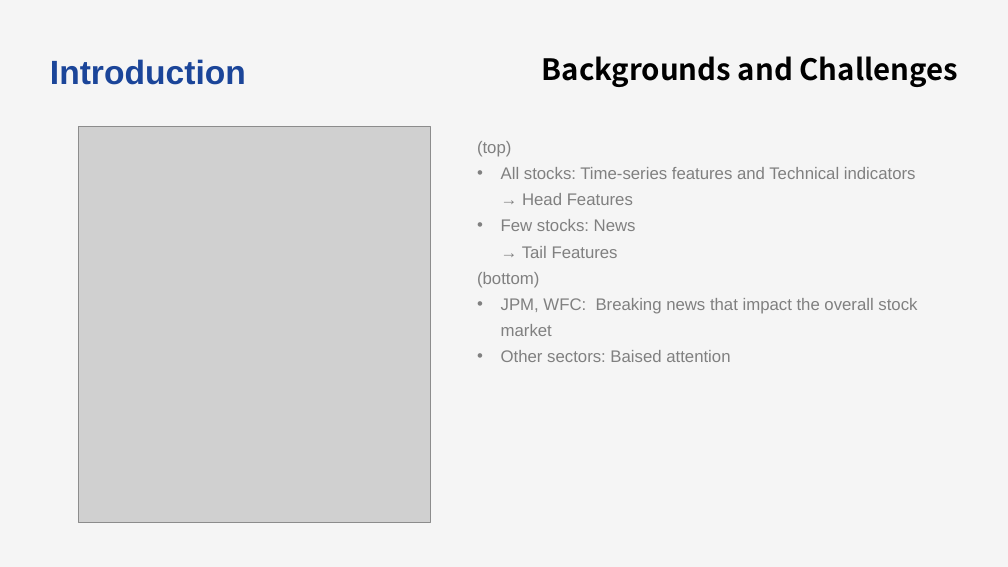
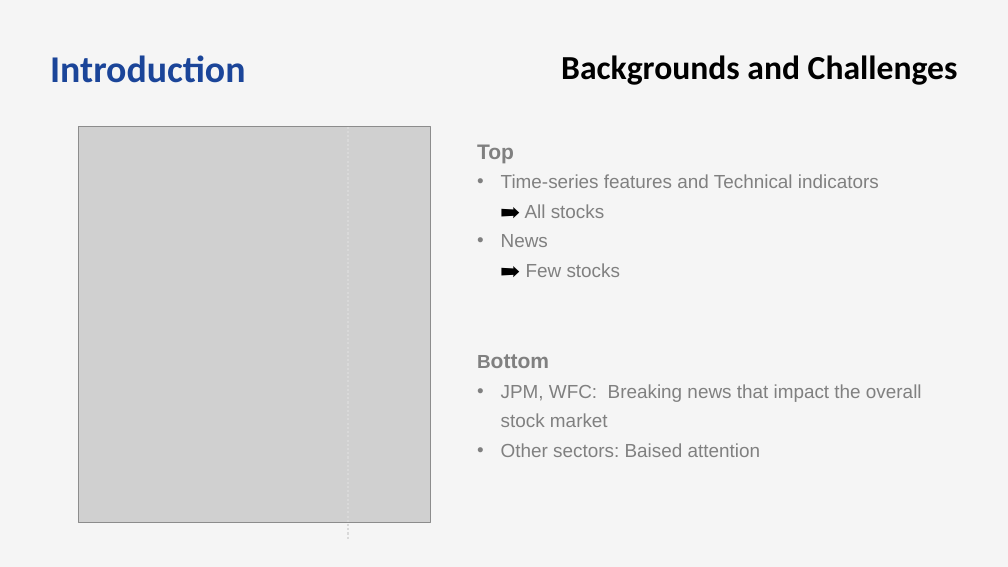
Before and after one commit to bts1991/study, a slide deck: slide 4 of 논문 Review/Others/paper_review.pptx. Drawn at 1008x567 pixels with LibreOffice and Linux fonts; fonts in the diff are those of the drawing; grey boxes stand for pictures. Boxes give left, top, right and bottom in pixels: in the first picture for what was removed or moved away, otherwise in the second. Text is boxed around its words. In the diff, an @@ line names an element or a change of style, - is before the commit and + after.

```diff
--- a/논문 Review/Others/paper_review.pptx
+++ b/논문 Review/Others/paper_review.pptx
@@ text "Introduction" at bbox=[50, 55, 245, 83]: size 32 to 36 pt, font Arial to Calibri @@
@@ text "Backgrounds and Challenges": place and size @@
-text "Backgrounds and Challenges" at bbox=[542, 56, 958, 87]
+text "Backgrounds and Challenges" at bbox=[561, 55, 958, 85]
@@ text "Backgrounds and Challenges" at bbox=[561, 55, 958, 85]: size 28 to 32 pt, font Noto Sans CJK KR to Calibri @@
@@ line added from (348, 127) to (348, 541), #D9D9D9 2 pt dashed @@
@@ text at bbox=[477, 144, 879, 277]: text changed; size 16 to 18 pt @@
-  (top)
-  • All stocks: Time-series features and Technical indicators
-    → Head Features
-  • Few stocks: News
-    → Tail Features
-  (bottom)
+  Top
+  • Time-series features and Technical indicators
+    ➡️ All stocks
+  • News
+    ➡️ Few stocks
+  Bottom
@@ text at bbox=[501, 384, 922, 457]: size 16 to 18 pt in "JPM, WFC: Breaking news that impact the ...", "Other sectors: Baised attention" @@
```
Also in this commit, not shown: 3 other slides changed, 10 slides added, 1 slide removed, 1 other file.
